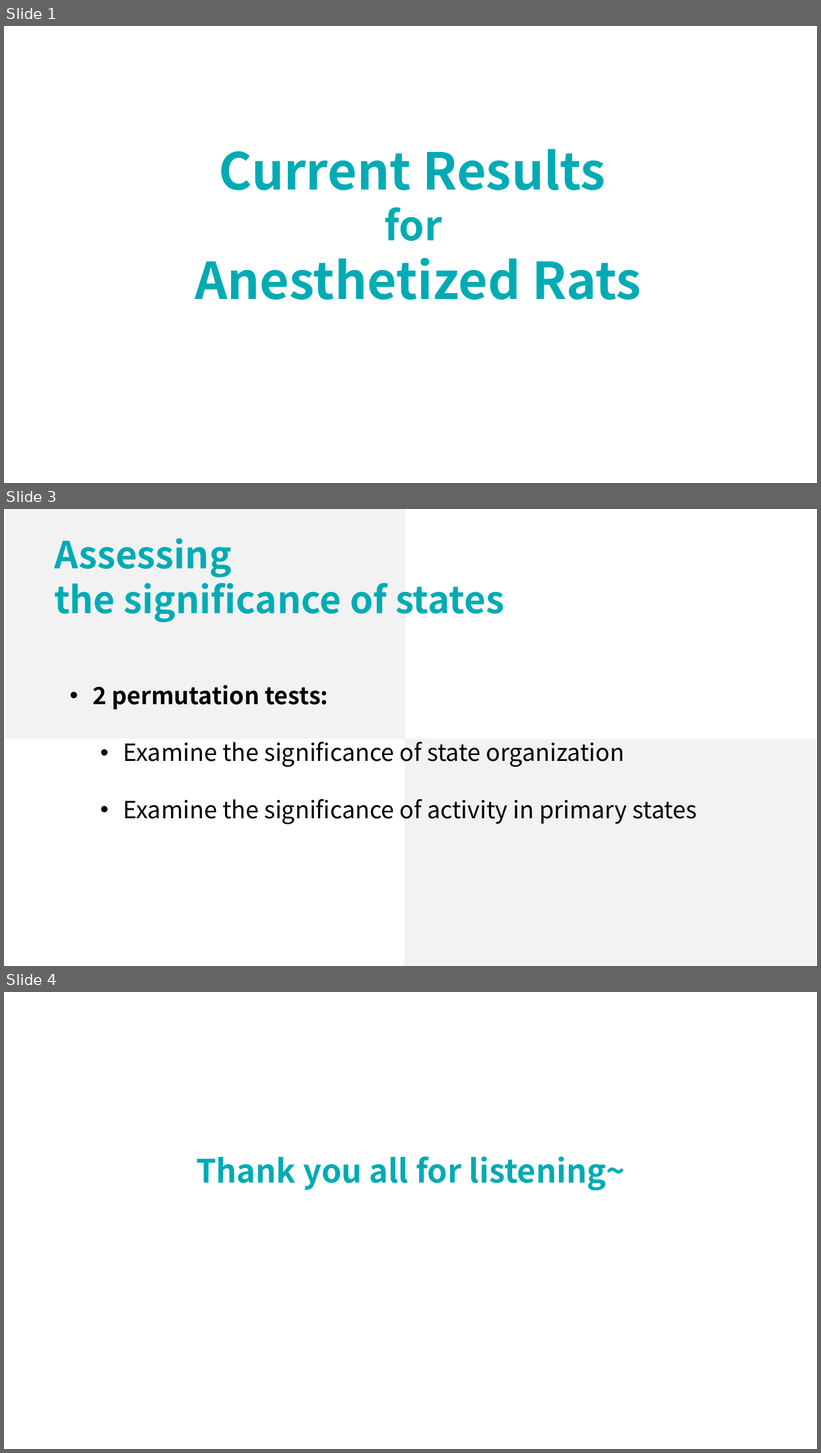
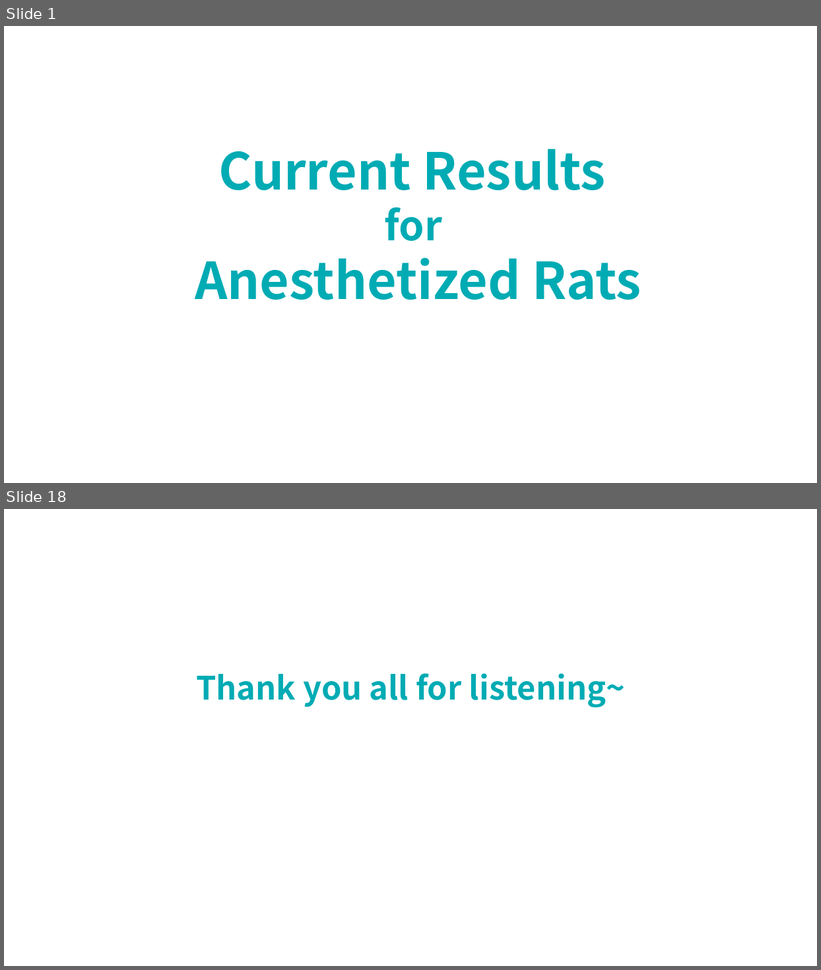
Before and after one commit to lsyoath/sheepy, a slide deck: Work/CurrentResults.pptx. Shown one above the other, each under a label of ours: slides 1, 3 and 4 before the commit, slides 1 and 18 after it; the slides between them are not shown. The pictures are 821x1453 and 821x970 pixels, drawn with LibreOffice and Linux fonts; fonts in the diff are those of the drawing. Boxes give left, top, right and bottom in pixels: in the first picture for what was removed or moved away, otherwise in the second. Text is boxed around its words. In the diff, an @@ line names an element or a change of style, - is before the commit and + after.

```diff
--- a/Work/CurrentResults.pptx
+++ b/Work/CurrentResults.pptx
@@ slide 3 removed at [4, 509, 817, 966], background #FFFFFF @@
@@ rectangle removed at [5, 509, 405, 739] @@
@@ text removed at [54, 538, 504, 623] @@
-Assessing
-the significance of states
@@ text removed at [92, 685, 698, 824] @@
-• 2 permutation tests:
-  • Examine the significance of state organization
-  • Examine the significance of activity in primary states
@@ rectangle removed at [405, 739, 816, 966] @@
@@ what was slide 4 is now slide 18 @@
```
Also in this commit, not shown: 16 slides added, 1 other slide removed.
